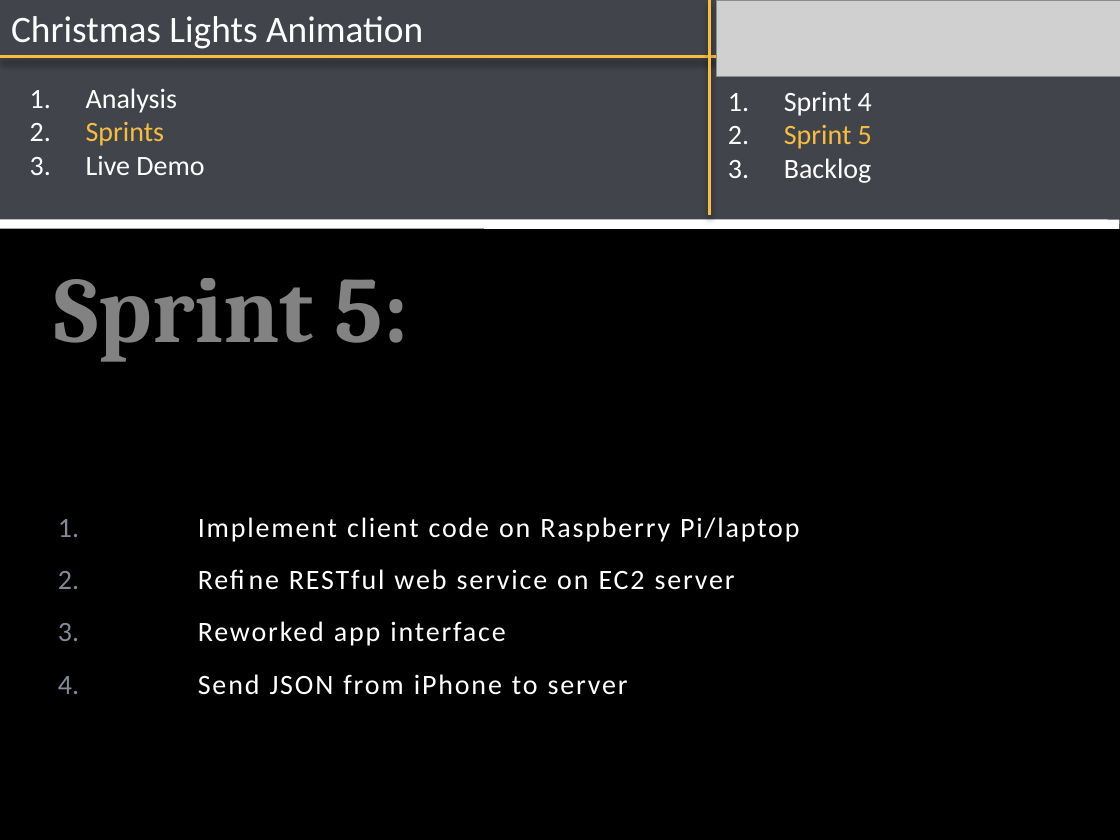
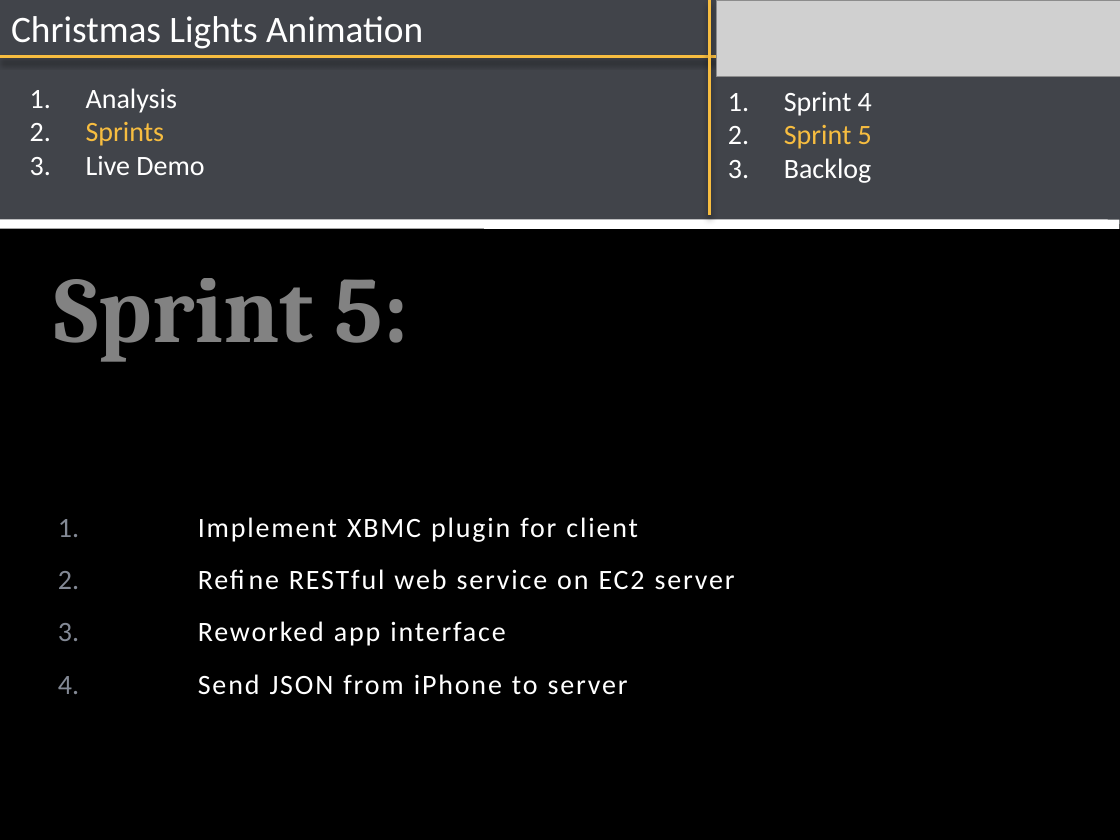
Before and after one commit to SDSMT-CSC/XMASLA, a slide deck: slide 6 of documents/Presentation 3.pptx (slide 5 before the commit). Drawn at 1120x840 pixels with LibreOffice and Linux fonts; fonts in the diff are those of the drawing; grey boxes stand for pictures; background and template pictures are left out. Boxes give left, top, right and bottom in pixels: in the first picture for what was removed or moved away, otherwise in the second. Text is boxed around its words. In the diff, an @@ line names an element or a change of style, - is before the commit and + after.

```diff
--- a/documents/Presentation 3.pptx
+++ b/documents/Presentation 3.pptx
@@ subtitle at (x1=198, y1=517, x2=638, y2=542): text changed @@
-1. Implement client code on Raspberry Pi/laptop
+1. Implement XBMC plugin for client
```
Also in this commit, not shown: 2 other slides changed, 4 slides added.
